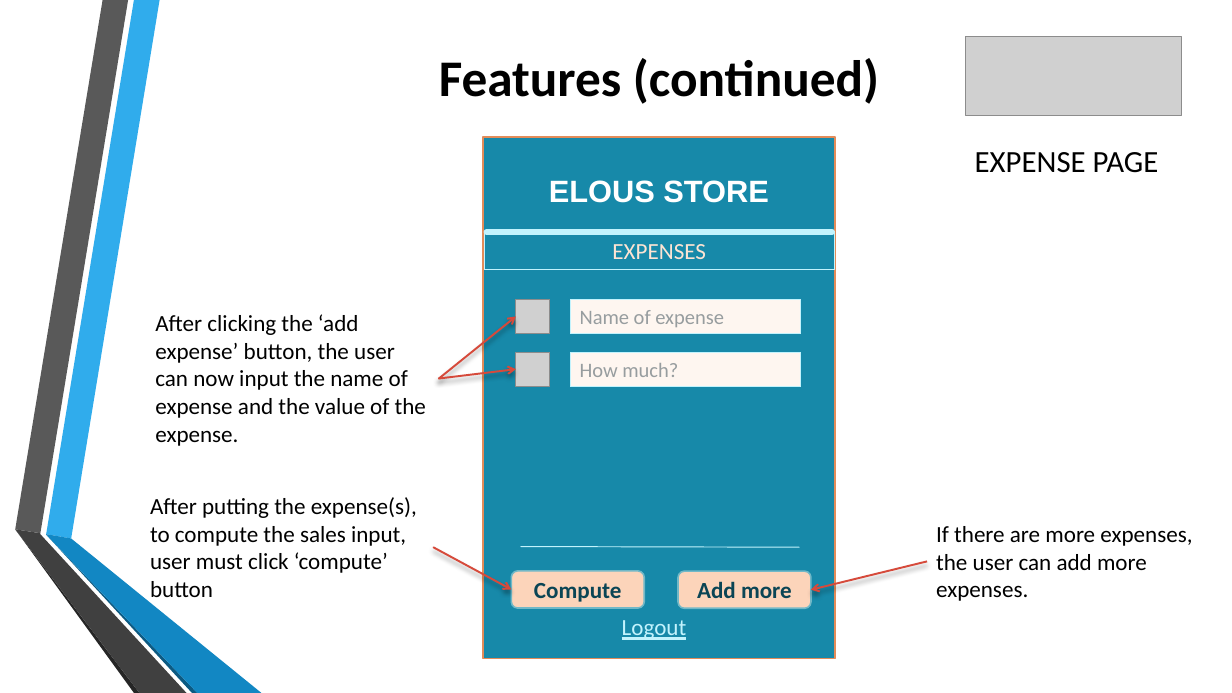
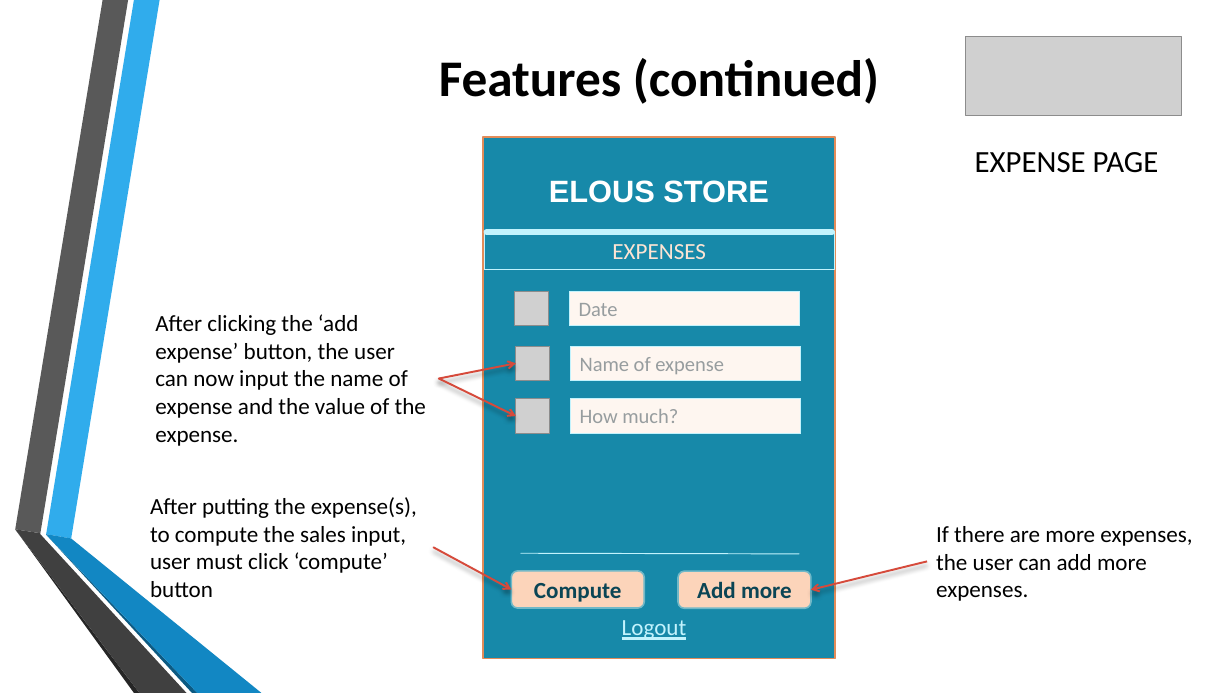
Before and after one commit to jgtadeo/Project--MOBAPPL, a slide deck: slide 16 of Mobile Application.pptx (slide 10 before the commit). Drawn at 1232x693 pixels with LibreOffice and Linux fonts; fonts in the diff are those of the drawing; grey boxes stand for pictures; background and template pictures are left out. Boxes give left, top, right and bottom in pixels: in the first picture for what was removed or moved away, otherwise in the second. Text is boxed around its words. In the diff, an @@ line names an element or a change of style, - is before the commit and + after.

Commit message:
updated ppt

```diff
--- a/Mobile Application.pptx
+++ b/Mobile Application.pptx
@@ picture added at (515, 292, 549, 326) @@
@@ rectangle added at (569, 292, 799, 326), fill #FEF6F0, outline #C2F3FD 0.75 pt, 16 pt, text #979D9F @@
+Date
@@ picture: place and size @@
-picture at (516, 299, 550, 334)
+picture at (516, 347, 550, 381)
@@ rectangle "Name of expense": place and size @@
-rectangle "Name of expense" at (570, 299, 800, 334)
+rectangle "Name of expense" at (570, 347, 800, 381)
@@ arrow moved from (439, 379) - (516, 370) to (439, 379) - (516, 416) @@
@@ arrow moved from (439, 379) - (516, 316) to (439, 379) - (516, 363) @@
@@ picture: place and size @@
-picture at (516, 352, 550, 386)
+picture at (516, 399, 550, 433)
@@ rectangle "How much?": place and size @@
-rectangle "How much?" at (570, 352, 800, 386)
+rectangle "How much?" at (570, 399, 800, 433)
@@ line moved from (521, 547) - (799, 547) to (521, 554) - (799, 554) @@
```
Also in this commit, not shown: 1 other slide changed, 2 slides added.
